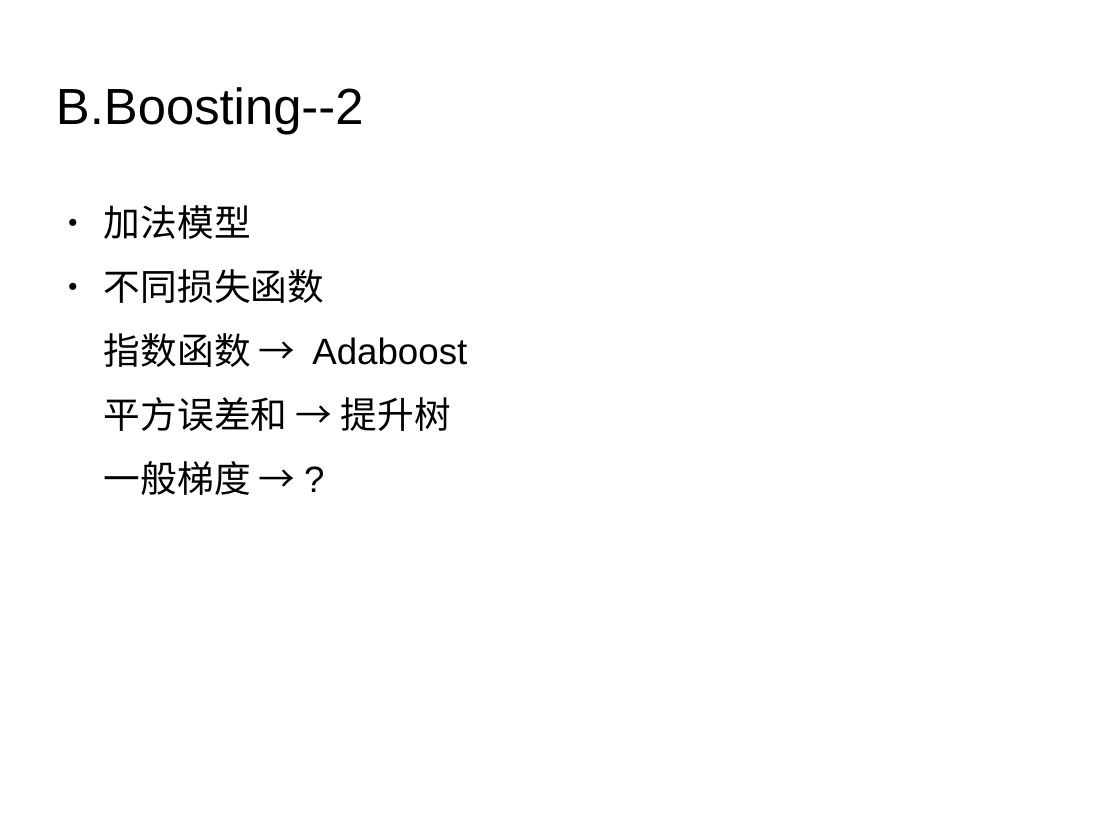
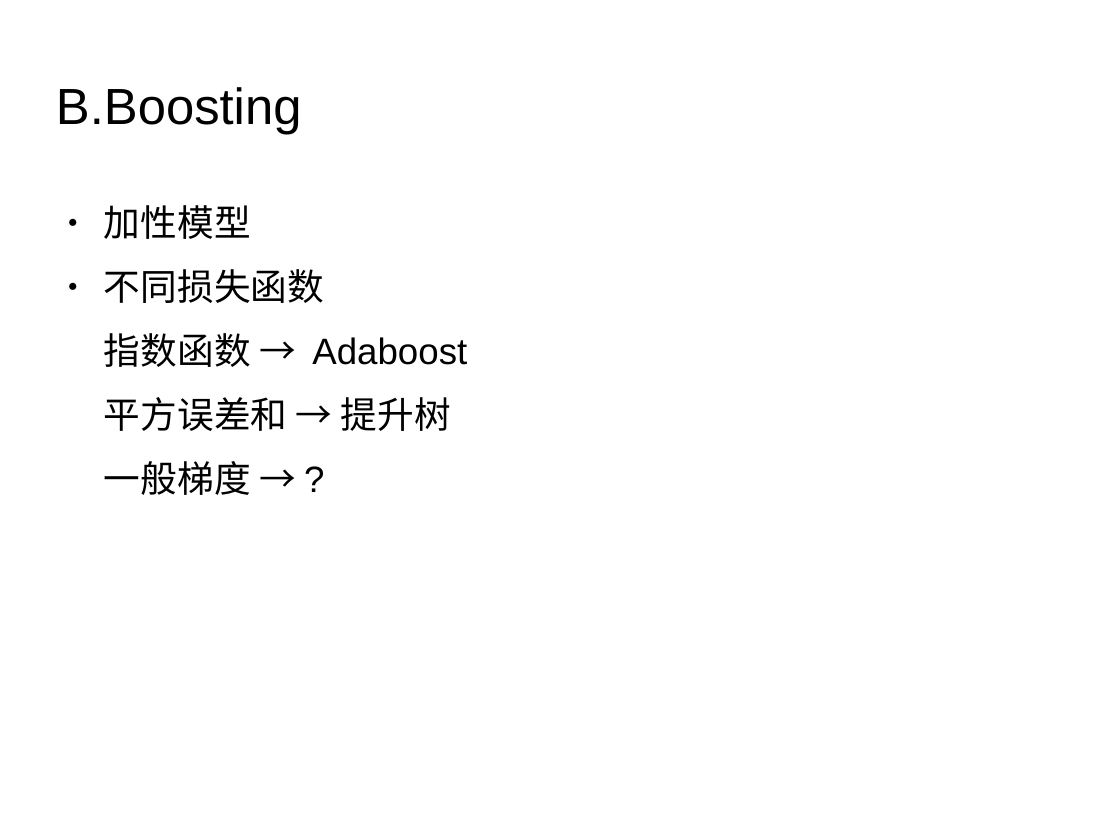
Before and after one commit to liulj0507/DecisionTreeShareProject, a slide deck: slide 24 of doc/DecisionTree-zhb.odp (slide 20 before the commit). Drawn at 1120x840 pixels with LibreOffice and Linux fonts; fonts in the diff are those of the drawing; background and template pictures are left out. Boxes give left, top, right and bottom in pixels: in the first picture for what was removed or moved away, otherwise in the second. Text is boxed around its words. In the diff, an @@ line names an element or a change of style, - is before the commit and + after.

```diff
--- a/doc/DecisionTree-zhb.odp
+++ b/doc/DecisionTree-zhb.odp
@@ title at box(56, 87, 301, 134): text changed @@
-B.Boosting--2
+B.Boosting
@@ text at box(104, 205, 251, 239): text changed @@
-● 加法模型
+● 加性模型
```
Also in this commit, not shown: 10 other slides changed, 10 slides added, 2 slides removed, 11 other files.
